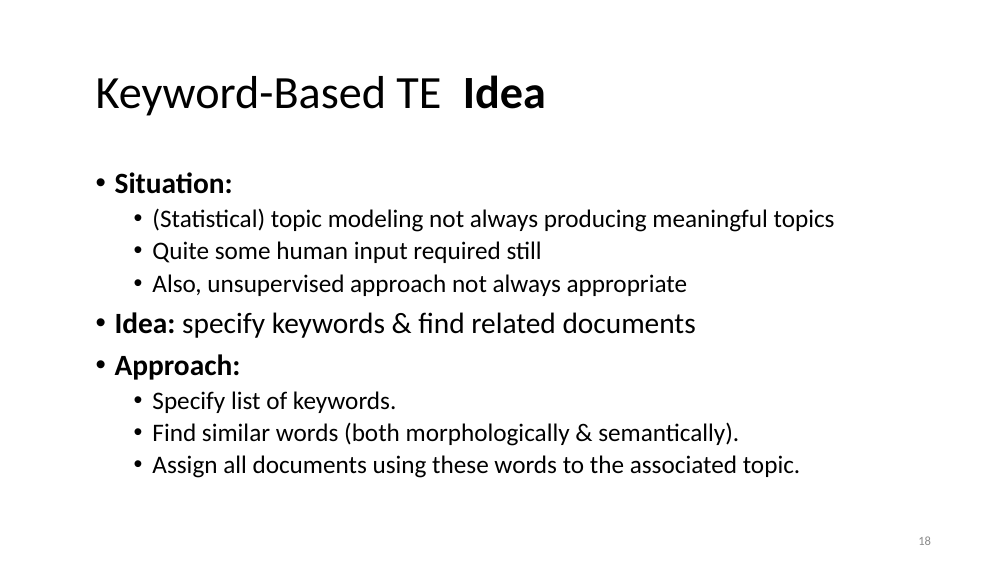
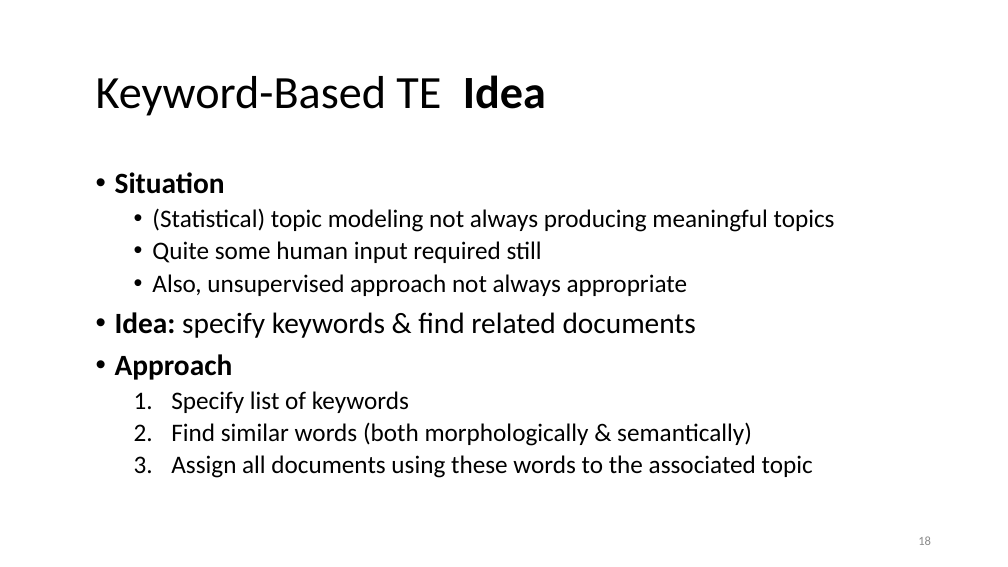
Before and after one commit to lisa-wm/consulting, a slide deck: slide 18 of 5_seminar/Contents_Part_02/slides/slides_II_2.pptx. Drawn at 1008x567 pixels with LibreOffice and Linux fonts; fonts in the diff are those of the drawing. Boxes give left, top, right and bottom in pixels: in the first picture for what was removed or moved away, otherwise in the second. Text is boxed around its words. In the diff, an @@ line names an element or a change of style, - is before the commit and + after.

```diff
--- a/5_seminar/Contents_Part_02/slides/slides_II_2.pptx
+++ b/5_seminar/Contents_Part_02/slides/slides_II_2.pptx
@@ text at (x1=115, y1=172, x2=225, y2=194): text changed @@
-• Situation:
+• Situation
@@ text at (x1=115, y1=354, x2=813, y2=478): text changed @@
-• Approach:
-  • Specify list of keywords.
-  • Find similar words (both morphologically & semantically).
-  • Assign all documents using these words to the associated topic.
+• Approach
+  1. Specify list of keywords
+  2. Find similar words (both morphologically & semantically)
+  3. Assign all documents using these words to the associated topic
```
Also in this commit, not shown: 5 other slides changed, 1 slide added, 1 slide removed, 6 other files.
